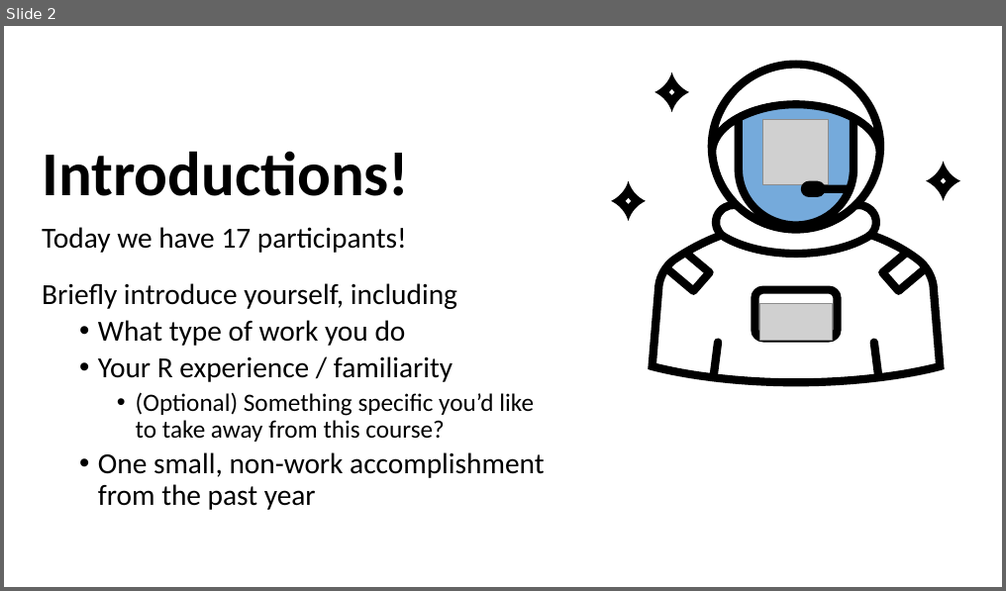
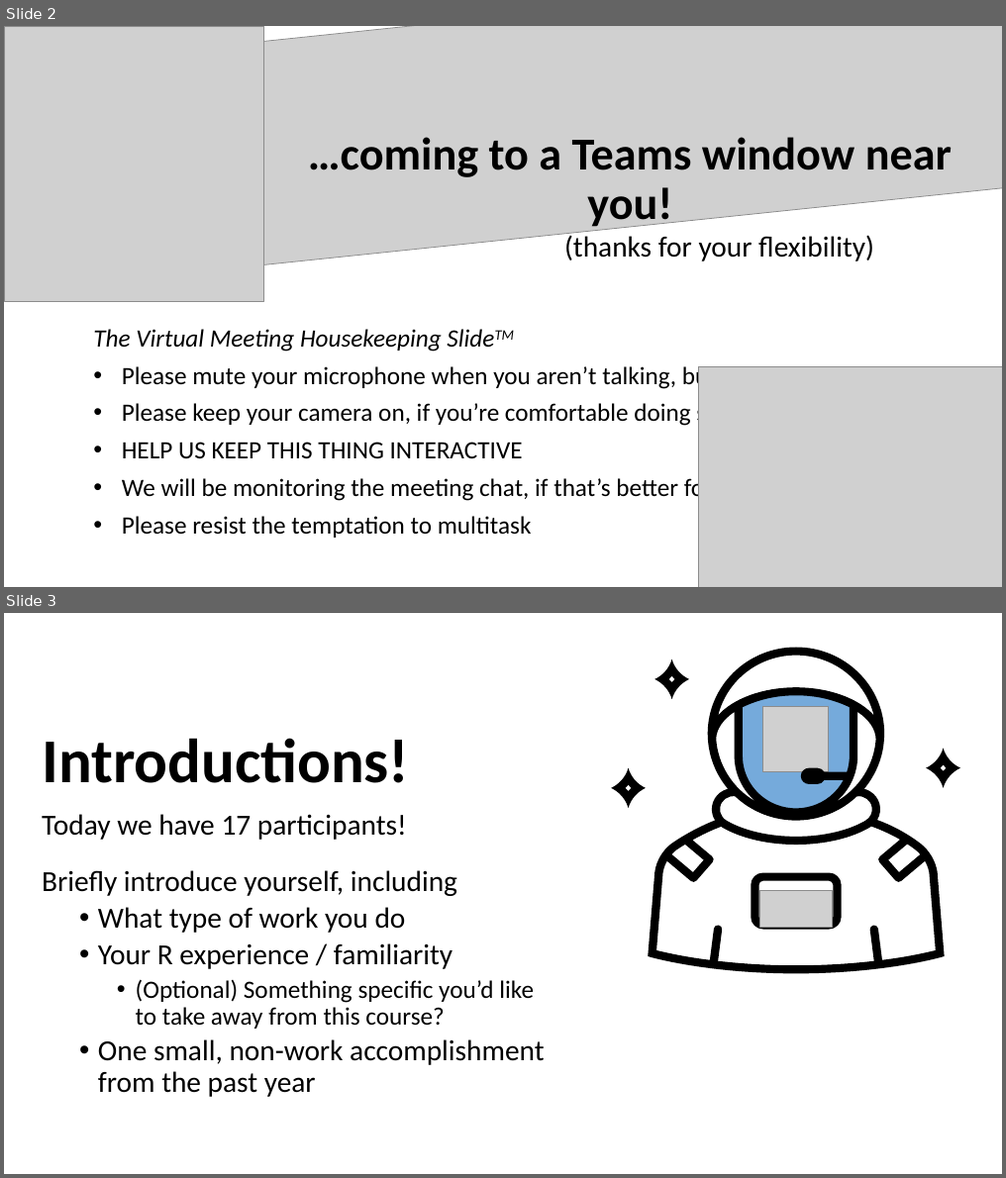
Before and after one commit to justinpriest/ADFG_R_Intro_Workshop, a slide deck: presentations/1 - Welcome and motivation.pptx. Shown one above the other, each under a label of ours: slide 2 before the commit, slides 2 and 3 after it. The pictures are 1006x591 and 1006x1178 pixels, drawn with LibreOffice and Linux fonts; fonts in the diff are those of the drawing; grey boxes stand for pictures. Boxes give left, top, right and bottom in pixels: in the first picture for what was removed or moved away, otherwise in the second. Text is boxed around its words. In the diff, an @@ line names an element or a change of style, - is before the commit and + after.

Commit message:
added a Virtual Meeting housekeeping slide

```diff
--- a/presentations/1 - Welcome and motivation.pptx
+++ b/presentations/1 - Welcome and motivation.pptx
@@ slide 2 added at [4,26,1002,587], background #FFFFFF @@
@@ picture added at [4,26,264,301] @@
@@ picture added at [199,26,1002,269] @@
@@ title added at [308,137,951,230], 44 pt, text #000000, bold @@
+…coming to a Teams window near you!
@@ text added at [564,233,874,262], 28 pt, text #000000 @@
+(thanks for your flexibility)
@@ subtitle added at [93,329,727,538], 24 pt, text #000000 @@
+The Virtual Meeting Housekeeping SlideTM
+• Please mute your microphone when you aren’t talking, but
+• Please keep your camera on, if you’re comfortable doing so!
+• HELP US KEEP THIS THING INTERACTIVE
+• We will be monitoring the meeting chat, if that’s better for you
+• Please resist the temptation to multitask
@@ picture added at [698,367,1002,587] @@
@@ what was slide 2 is now slide 3 @@
```
